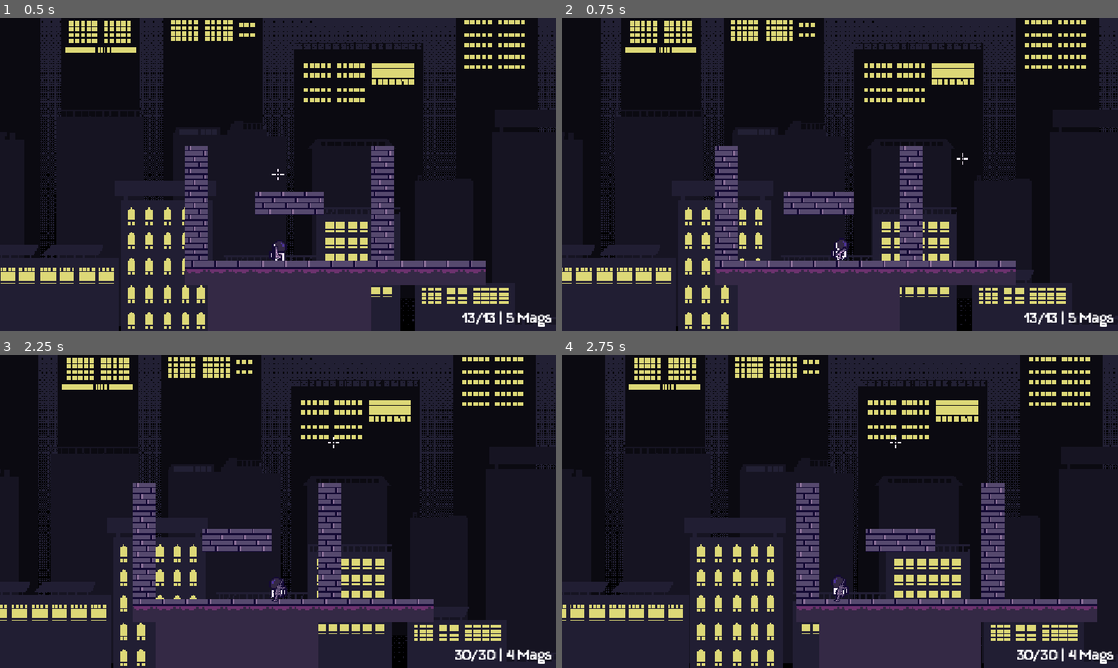
Above: before the commit, frames 1-4 (two rows, left to right).
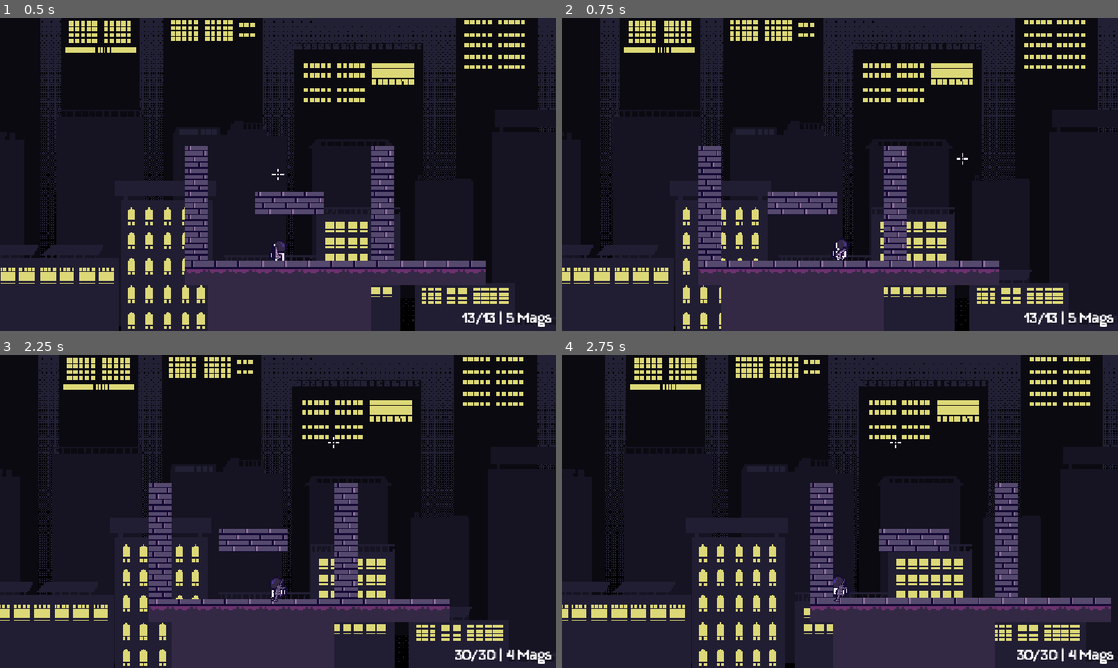
Above: after the commit, the same moments.

Repository: kyteidev/rogueshot
Game: Godot game, scene res://scenes/game_debug.tscn
Two runs of this game, one before a commit and one after it. Both use one fixed random seed, a clock stepped at 60 frames per second and the inputs below.
Inputs (mouse positions are in pixels of both pictures, inside the frame that each line leads up to):
- Up to frame 1 (0.5 s): no input
- Up to frame 2 (0.75 s): tap Enter at 0.5 s; move the mouse to (962, 158) at 0.52 s; hold D (player_right) from 0.53 s (still down); hold Shift (player_sprint, bound only after the commit) from 0.53 s (still down)
- Up to frame 3 (2.25 s): tap W (player_jump) at 0.77, 1.52 s; move the mouse to (166, 527) at 1.27 s; release Shift (player_sprint, bound only after the commit) at 1.28 s; click (166, 527) at 1.35 s; tap Shift (player_sprint, bound only after the commit) at 1.55 s; move the mouse to (333, 442) at 2.02 s; release D (player_right) at 2.03 s; hold A (player_left) from 2.03 s (still down); hold Shift (player_sprint, bound only after the commit) from 2.03 s (still down); tap E (weapon_next) at 2.1 s
- Up to frame 4 (2.75 s): keep holding A (player_left); keep holding Shift (player_sprint, bound only after the commit)

Frame 1 is identical in both runs. In frame 2, 8.0% of the frame differs, in the area x 0-97%, y 0-100%; in frame 3, 7.7%; in frame 4, 7.6%.

Commit message:
add sprinting

Diff:
--- a/project.godot
+++ b/project.godot
@@ -58,6 +58,11 @@
 , Object(InputEventKey,"resource_local_to_scene":false,"resource_name":"","device":-1,"window_id":0,"alt_pressed":false …(186 unchanged characters)…
 ]
 }
+player_sprint={
+"deadzone": 0.2,
+"events": [Object(InputEventKey,"resource_local_to_scene":false,"resource_name":"","device":-1,"window_id":0,"alt_pressed":false,"shift_pressed":false,"ctrl_pressed":false,"meta_pressed":false,"pressed":false,"keycode":0,"physical_keycode":4194325,"key_label":0,"unicode":0,"location":0,"echo":false,"script":null)
+]
+}
 player_shoot={
 "deadzone": 0.2,
 "events": [Object(InputEventMouseButton,"resource_local_to_scene":false,"resource_name":"","device":-1,"window_id":0,"a …(259 unchanged characters)…
--- a/scripts/player.gd
+++ b/scripts/player.gd
@@ -3,8 +3,9 @@
 
 @export var crosshair: CanvasLayer
 
-const SPEED = 60.0
+const BASE_SPEED = 60.0
 const MAX_SPEED = 500.0
+const SPRINT_MULTIPLIER = 1.5
 
 const WALLBOUNCE_VELOCITY = 250
 const AIR_MAX_SPEED = 180.0
@@ -30,6 +31,8 @@
 
 var was_airborne = false
 var reached_peak = false
+
+var speed = 0.0
 
 
 func get_custom_gravity(vel) -> float:
@@ -73,6 +76,12 @@
 	if is_on_ceiling():
 		velocity.y *= 0.5
 
+	# sprint system
+	if Input.is_action_pressed("player_sprint"):
+		speed = BASE_SPEED * SPRINT_MULTIPLIER
+	else:
+		speed = BASE_SPEED
+
 	# flip direction
 	var direction := Input.get_axis("player_left", "player_right")
 	if direction > 0:
@@ -93,7 +102,7 @@
 	if is_on_floor():
 		if velocity.x < 0.01 and velocity.x > -0.01: # otherwise velocity x would never be 0
 			velocity.x = 0
-		velocity.x = (velocity.x + clamp(direction * SPEED, -MAX_SPEED, MAX_SPEED)) * GROUND_FRICTION
+		velocity.x = (velocity.x + clamp(direction * speed, -MAX_SPEED, MAX_SPEED)) * GROUND_FRICTION
 	else:
 		velocity.x = move_toward(velocity.x, direction * AIR_MAX_SPEED, AIR_ACCEL * delta)
 
